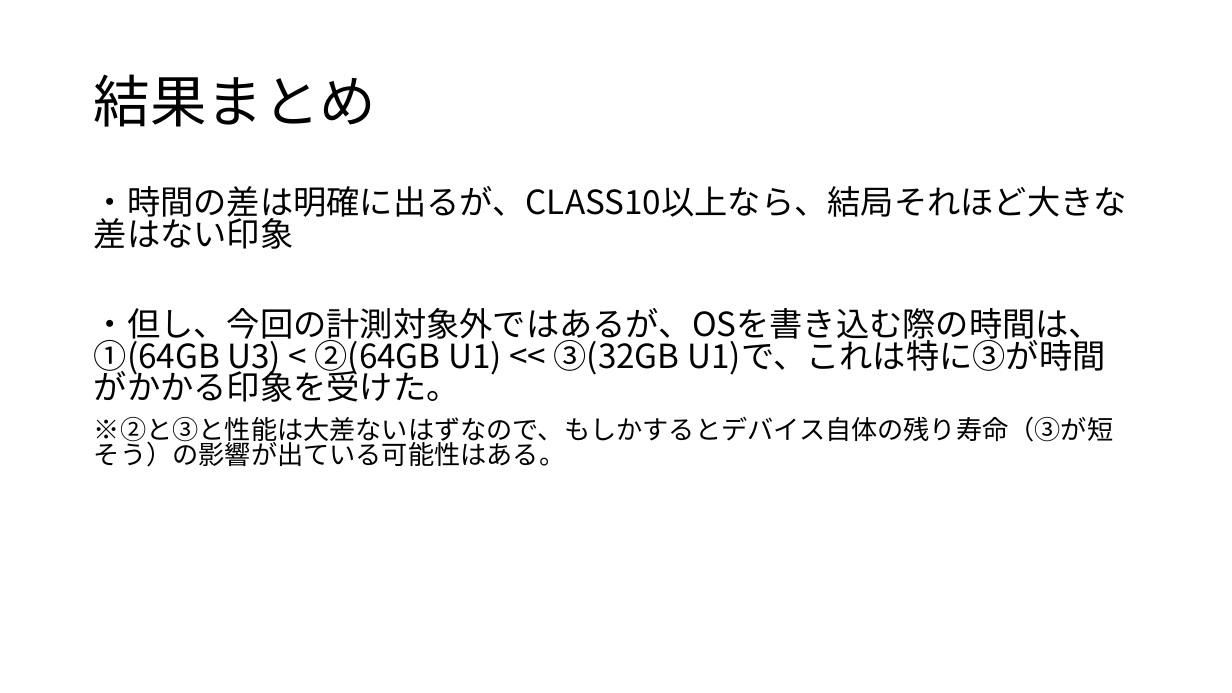
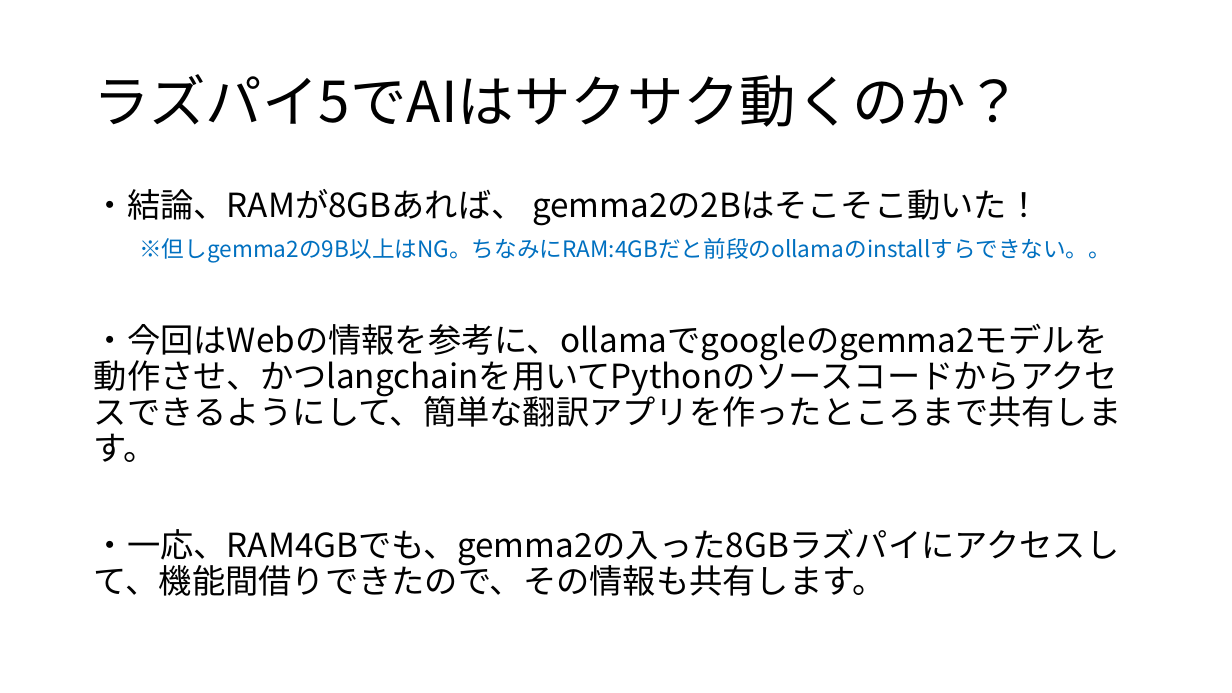
Before and after one commit to koga-miko/misc, a slide deck: slide 2 of raspberry-pi-report/生成AIの情報.pptx. Drawn at 1232x693 pixels with LibreOffice and Linux fonts; fonts in the diff are those of the drawing. Boxes give left, top, right and bottom in pixels: in the first picture for what was removed or moved away, otherwise in the second. Text is boxed around its words. In the diff, an @@ line names an element or a change of style, - is before the commit and + after.

```diff
--- a/raspberry-pi-report/生成AIの情報.pptx
+++ b/raspberry-pi-report/生成AIの情報.pptx
@@ title at [94,74,1022,127]: text changed @@
-結果まとめ
+ラズパイ5でAIはサクサク動くのか？
@@ text at [94,189,1122,596]: text changed @@
-・時間の差は明確に出るが、CLASS10以上なら、結局それほど大きな差はない印象
-・但し、今回の計測対象外ではあるが、OSを書き込む際の時間は、①(64GB U3) < ②(64GB U1) << ③(32GB U1)で、これは特に③が時間がかかる印象を受けた。
-※②と③と性能は大差ないはずなので、もしかするとデバイス自体の残り寿命（③が短そう）の影響が出ている可能性はある。
+・結論、RAMが8GBあれば、 gemma2の2Bはそこそこ動いた！
+※但しgemma2の9B以上はNG。ちなみにRAM:4GBだと前段のollamaのinstallすらできない。。
+・今回はWebの情報を参考に、ollamaでgoogleのgemma2モデルを動作させ、かつlangchainを用いてPythonのソースコードからアクセスできるようにして、簡単な翻訳アプリを作ったところまで共有します。
+・一応、RAM4GBでも、gemma2の入った8GBラズパイにアクセスして、機能間借りできたので、その情報も共有します。
```
Also in this commit, not shown: 6 slides added, 1 slide removed.
